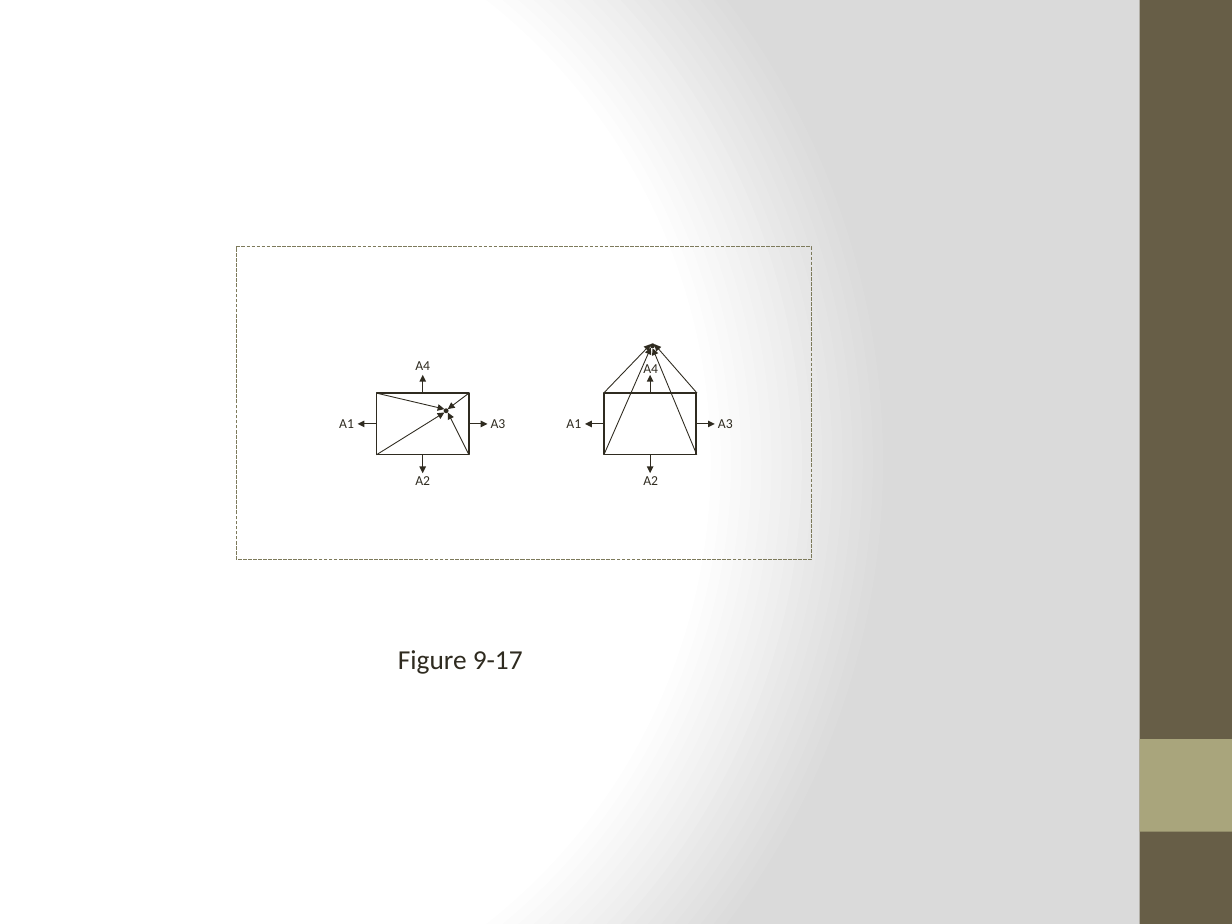
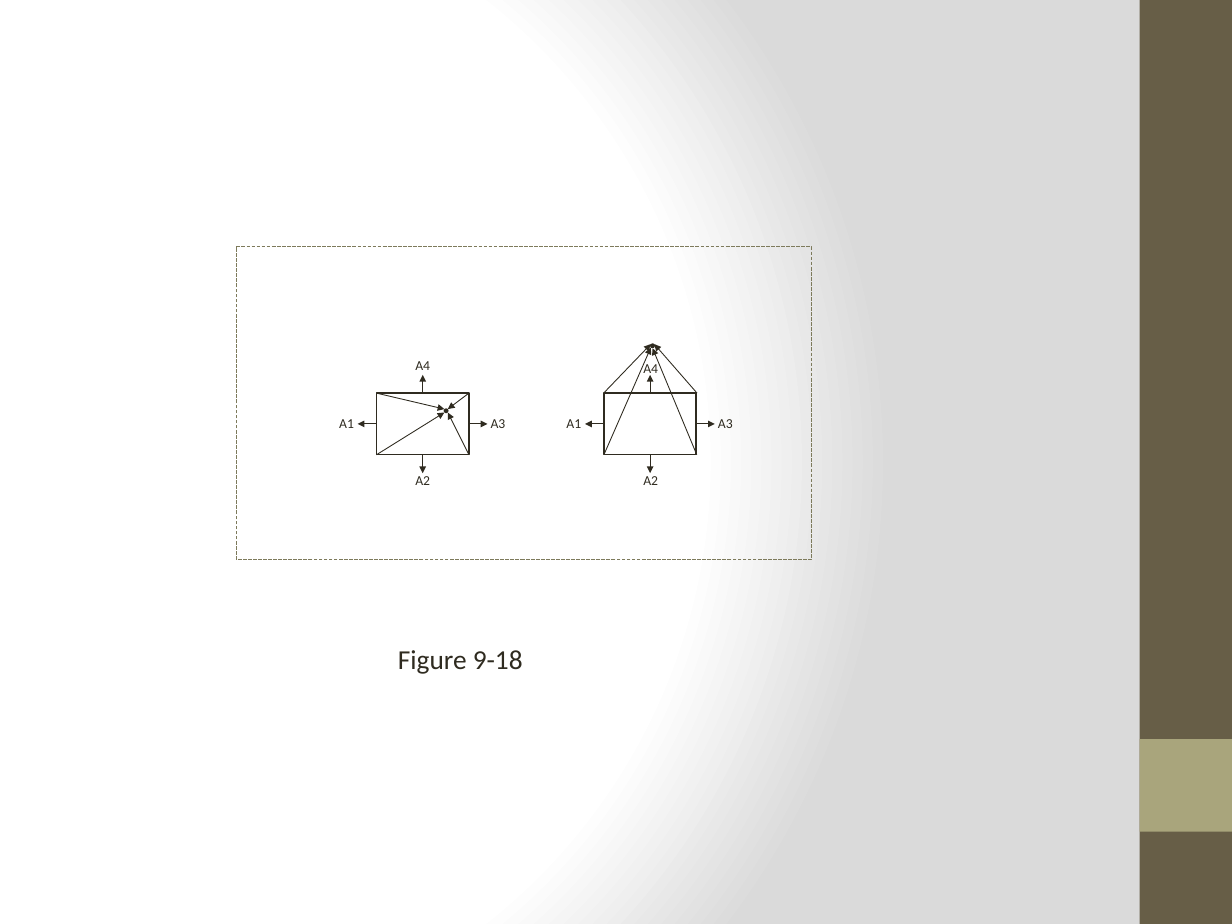
Before and after one commit to HTML5GameEngineGroup/GTCS-GameEngine2, a slide deck: slide 14 of Word/Diagrams/chapter9/chap 9.figures.pptx (slide 13 before the commit). Drawn at 1232x924 pixels with LibreOffice and Linux fonts; fonts in the diff are those of the drawing. Boxes give left, top, right and bottom in pixels: in the first picture for what was removed or moved away, otherwise in the second. Text is boxed around its words. In the diff, an @@ line names an element or a change of style, - is before the commit and + after.

```diff
--- a/Word/Diagrams/chapter9/chap 9.figures.pptx
+++ b/Word/Diagrams/chapter9/chap 9.figures.pptx
@@ text at (398, 650, 523, 674): text changed @@
-Figure 9-17
+Figure 9-18
```
Also in this commit, not shown: 1 slide added, 18 other files.
